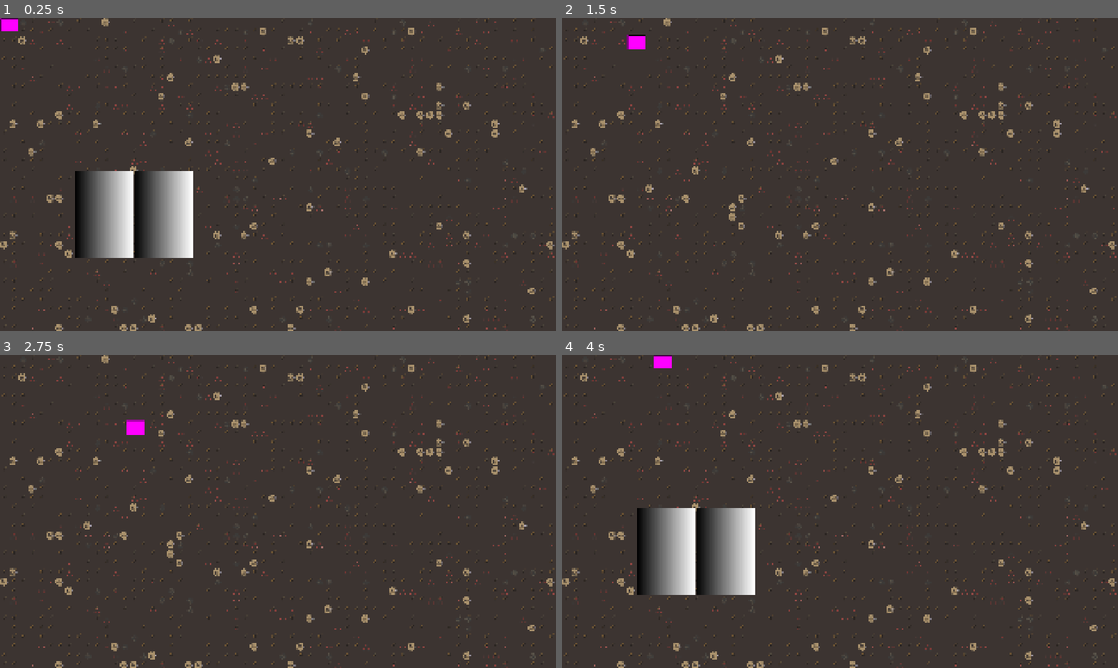
Above: before the commit, frames 1-4 (two rows, left to right).
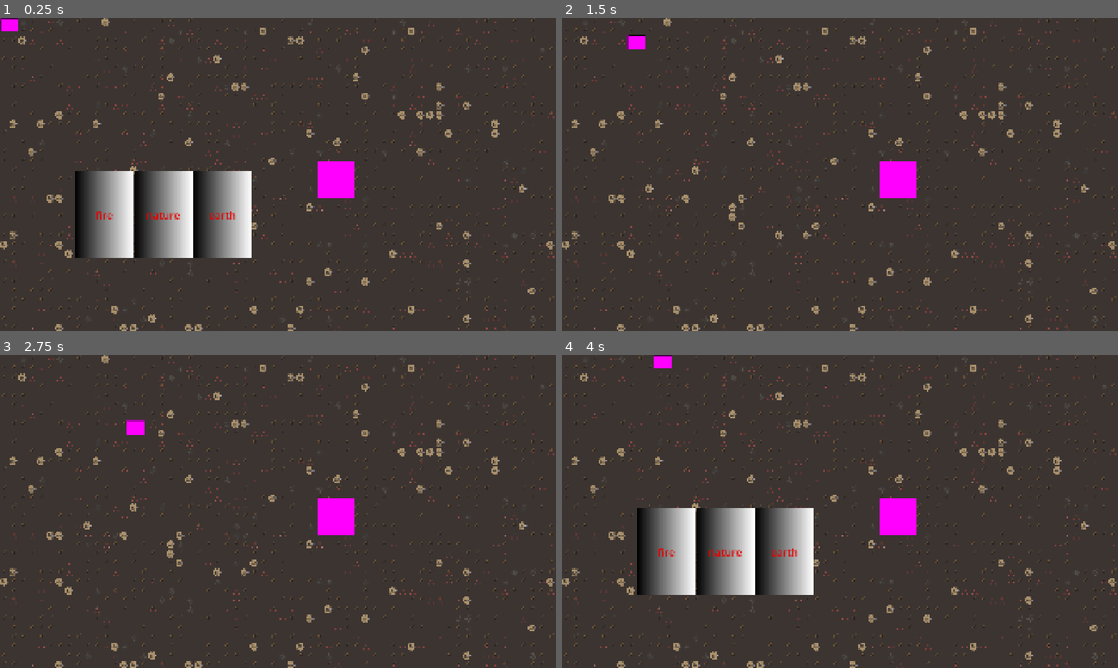
Above: after the commit, the same moments.

Repository: doakeserino/newgame
Game: Godot game, scene res://Scenes/main_scene.tscn
The game is run twice, just before and just after one commit, with the same random seed, the same clock (stepped at 60 frames per second) and the same inputs.
Inputs:
- Up to frame 1 (0.25 s): no input
- Up to frame 2 (1.5 s): tap Enter at 0.5 s; hold D (move_right) 0.53-1.28 s; tap F (interact, bound only after the commit) at 0.6 s; hold S (move_down) from 1.28 s (still down); tap X (hide_card_overlay) at 1.35 s
- Up to frame 3 (2.75 s): tap F (interact, bound only after the commit) at 1.55, 2.1 s; release S (move_down) at 2.03 s; hold D (move_right) from 2.03 s (still down)
- Up to frame 4 (4 s): release D (move_right) at 2.78 s; hold W (move_up) 2.78-3.53 s; tap F (interact, bound only after the commit) at 2.85, 3.8 s; hold A (move_left) from 3.53 s (still down); tap X (hide_card_overlay) at 3.6 s

The runs differ from the first frame. In frame 1, 3.4% of the frame differs, in the area x 17-64%, y 45-77%; in frame 2, 0.8%; in frame 3, 0.8%; in frame 4, 3.4%.

Commit message:
Commit 4
Began work on shop yesterday, will continue later today

Diff:
--- a/Scenes/card.tscn
+++ b/Scenes/card.tscn
@@ -9,8 +9,21 @@
 width = 200
 height = 300
 
+[sub_resource type="LabelSettings" id="LabelSettings_g4v7s"]
+font_size = 36
+font_color = Color(0.9099358, 6.256998e-07, 1.347661e-06, 1)
+
 [node name="Card" type="Node2D" unique_id=2093167092]
 script = ExtResource("1_0qqmn")
 
 [node name="Sprite2D" type="Sprite2D" parent="." unique_id=588431075]
 texture = SubResource("GradientTexture2D_gmcdd")
+
+[node name="TestLabel" type="Label" parent="." unique_id=1664124981]
+offset_left = -100.0
+offset_top = -150.0
+offset_right = 100.0
+offset_bottom = 150.0
+label_settings = SubResource("LabelSettings_g4v7s")
+horizontal_alignment = 1
+vertical_alignment = 1
--- a/Scenes/map.tscn
+++ b/Scenes/map.tscn
@@ -1,6 +1,7 @@
 [gd_scene format=4 uid="uid://bi68jp3snbrs5"]
 
 [ext_resource type="Texture2D" uid="uid://cxo8vhddveaux" path="res://Assets/Mars_Tileset.png" id="1_ci6au"]
+[ext_resource type="PackedScene" uid="uid://c5m00y0741wfp" path="res://Scenes/shop.tscn" id="2_26yhd"]
 
 [sub_resource type="TileSetAtlasSource" id="TileSetAtlasSource_ci6au"]
 texture = ExtResource("1_ci6au")
@@ -178,3 +179,6 @@
 [node name="TileMapLayer2" type="TileMapLayer" parent="." unique_id=1086480974]
 tile_map_data = PackedByteArray("AAAAAAAAAgABAAYAAAAAAAEAAgAEAAYAAAAAAAIAAgAEAAYAAAAAAAMAAgABAAYAAAAAAAQAAgAEAAYAAAAAAA …(32560 unchanged characters)…
 tile_set = SubResource("TileSet_g4v7s")
+
+[node name="Shop" parent="." unique_id=1265295607 instance=ExtResource("2_26yhd")]
+position = Vector2(1160, 556)
--- a/Scenes/player.tscn
+++ b/Scenes/player.tscn
@@ -32,3 +32,6 @@
 [node name="CollisionShape2D" type="CollisionShape2D" parent="InteractableArea" unique_id=1234036771]
 position = Vector2(56, 0)
 shape = SubResource("RectangleShape2D_g4v7s")
+
+[connection signal="body_entered" from="InteractableArea" to="." method="_on_interactable_area_body_entered"]
+[connection signal="body_exited" from="InteractableArea" to="." method="_on_interactable_area_body_exited"]
--- /dev/null
+++ b/Scenes/shop.tscn
@@ -0,0 +1,20 @@
+[gd_scene format=3 uid="uid://c5m00y0741wfp"]
+
+[ext_resource type="Script" uid="uid://xjqpq55kmghm" path="res://Scripts/shop.gd" id="1_a0mxf"]
+
+[sub_resource type="RectangleShape2D" id="RectangleShape2D_57qmd"]
+size = Vector2(128, 128)
+
+[sub_resource type="NoiseTexture2D" id="NoiseTexture2D_yf5fn"]
+width = 128
+height = 128
+
+[node name="Shop" type="RigidBody2D" unique_id=1265295607 groups=["friendly_npc"]]
+gravity_scale = 0.0
+script = ExtResource("1_a0mxf")
+
+[node name="CollisionShape2D" type="CollisionShape2D" parent="." unique_id=777736915]
+shape = SubResource("RectangleShape2D_57qmd")
+
+[node name="Sprite2D" type="Sprite2D" parent="." unique_id=1855463085]
+texture = SubResource("NoiseTexture2D_yf5fn")
--- a/Scripts/CardStats.gd
+++ b/Scripts/CardStats.gd
@@ -1,8 +1,9 @@
 extends Node
 
 var card_id_dictionary = {
-	"0" : ["fire", 10, 10]
+	"0" : ["fire", 10, 10],
+	"1" : ["nature", 10, 10],
+	"2" : ["earth", 10, 10],
+	"3" : ["electric", 10, 10],
+	"4" : ["water", 10, 10]
 }
-
-func _ready():
-	pass
--- a/Scripts/GlobalStats.gd
+++ b/Scripts/GlobalStats.gd
@@ -3,4 +3,4 @@
 var stats = {
 
 }
-var cards = ["0"]
+var cards = ["0", "1", "2"]
--- a/Scripts/card.gd
+++ b/Scripts/card.gd
@@ -8,7 +8,10 @@
 	"defense" : 10
 }
 
+@onready var test_label = $TestLabel
+
 func set_card_stats(element : String, damage : int, defense : int):
 	card_stats["element"] = element
 	card_stats["damage"] = damage
 	card_stats["defense"] = defense
+	test_label.text = element
--- a/Scripts/cards_hand.gd
+++ b/Scripts/cards_hand.gd
@@ -14,10 +14,17 @@
 func _ready():
 	for card in GlobalStats.cards:
 		add_card(card)
-		add_card(card)
 
 func add_card(card_id):
 		if slot_1.taken == false:
 			slot_1.add_card(card_id)
 		elif slot_2.taken == false:
 			slot_2.add_card(card_id)
+		elif slot_3.taken == false:
+			slot_3.add_card(card_id)
+		elif slot_4.taken == false:
+			slot_4.add_card(card_id)
+		elif slot_5.taken == false:
+			slot_5.add_card(card_id)
+		elif slot_6.taken == false:
+			slot_6.add_card(card_id)
--- a/Scripts/player.gd
+++ b/Scripts/player.gd
@@ -6,8 +6,12 @@
 var alive := true
 @onready var interactable_area = $InteractableArea
 
-func _ready():
-	pass
+var bodies_in_interactable_area = []
+
+func _unhandled_input(_event):
+	if Input.is_action_just_pressed("interact"):
+		if len(bodies_in_interactable_area) > 0:
+			interact(bodies_in_interactable_area[0])
 
 func _physics_process(_delta):
 	if alive:
@@ -29,6 +33,17 @@
 		interactable_area.rotation_degrees = 180
 	elif direction == Vector2.UP:
 		interactable_area.rotation_degrees = 270
+	move_and_slide()
 
 
-	move_and_slide()
+func _on_interactable_area_body_entered(body):
+	if body.is_in_group("friendly_npc"):
+		bodies_in_interactable_area.append(body)
+	print(bodies_in_interactable_area)
+
+func _on_interactable_area_body_exited(body):
+	if body.is_in_group("friendly_npc"):
+		bodies_in_interactable_area.erase(body)
+	print(bodies_in_interactable_area)
+func interact(body):
+	body.interacted_with()
--- /dev/null
+++ b/Scripts/shop.gd
@@ -0,0 +1,5 @@
+class_name Shop
+extends RigidBody2D
+
+func interacted_with():
+	pass
--- a/Scripts/slot.gd
+++ b/Scripts/slot.gd
@@ -3,8 +3,7 @@
 var taken := false
 var card_to_add : PackedScene = preload("res://Scenes/card.tscn")
 var contents
-func _ready():
-	pass
+
 
 func add_card(card_id : String):
 	taken = true
--- a/project.godot
+++ b/project.godot
@@ -27,6 +27,10 @@
 window/stretch/mode="canvas_items"
 window/stretch/aspect="expand"
 
+[global_group]
+
+friendly_npc=""
+
 [input]
 
 move_left={
@@ -54,6 +58,11 @@
 "events": [Object(InputEventKey,"resource_local_to_scene":false,"resource_name":"","device":-1,"window_id":0,"alt_press …(192 unchanged characters)…
 ]
 }
+interact={
+"deadzone": 0.2,
+"events": [Object(InputEventKey,"resource_local_to_scene":false,"resource_name":"","device":-1,"window_id":0,"alt_pressed":false,"shift_pressed":false,"ctrl_pressed":false,"meta_pressed":false,"pressed":false,"keycode":0,"physical_keycode":70,"key_label":0,"unicode":102,"location":0,"echo":false,"script":null)
+]
+}
 
 [physics]
 
Not shown, added: Scripts/shop.gd.uid
